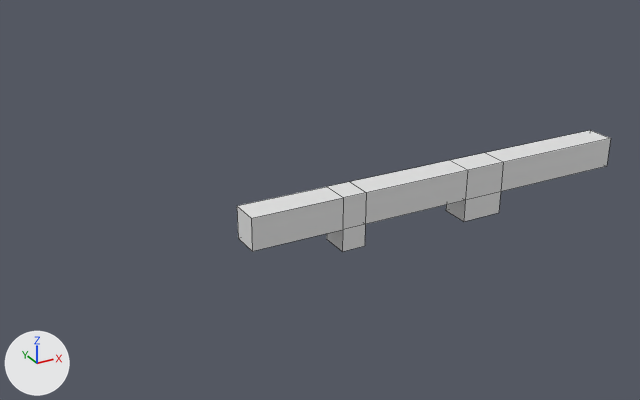
One commit to the FBX model Assets/Models/_level_models/tutorialLayout.fbx: the scene before it, then after it.
Before and after are seen from a 50 mm camera at (-160.6, -194.6, 105.9) aimed at (-51.4, 4.0, 6.6). The axes (+X, +Y, +Z) are drawn at lower left. The lights are the same throughout. Mesh edges are drawn as thin lines.
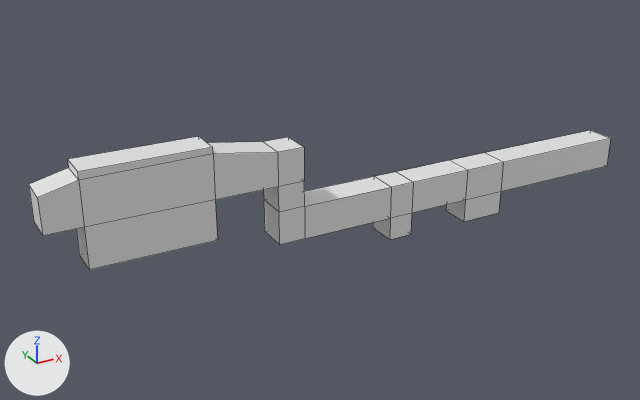
What changed in the scene script:
```text
Change me_cube:
    used by ob_cube; location = (0.0, 0.0, 0.0)
    remove me_cube.from_pydata(...)  # 32 vertices, 30 faces; spans x -76.2..50.0, y -4.5..4.5, z -6.5..10.0
    add me_cube.from_pydata(...)  # 64 vertices, 62 faces; spans x -128.1..50.0, y -4.5..4.5, z -6.5..31.1
    me_cube part 1
    1 face is deleted
    16 vertices in x -76.2..-41.6, y -4.5..4.5, z -6.3..10.0 move by (15.5, 0.0, 0.0)
    22 vertices are added at x -128.1..-60.7, y -4.5..4.5, z 0.5..31.1
    10 new vertices lie (0.0, 9.0, 0.0) away from vertices in x -128.1..-85.7, y -4.5, z 5.9..31.1
    33 new faces join them
```

Changed parts and their boxes [x1, y1, x2, y2] in the pictures (640 x 400 px):
'Cube', reshaped (55% wider, 15% taller): before [237, 130, 611, 252]; after [29, 130, 611, 270]
part 1 of me_cube, built on: before [237, 171, 417, 252]; after [29, 136, 417, 270]
